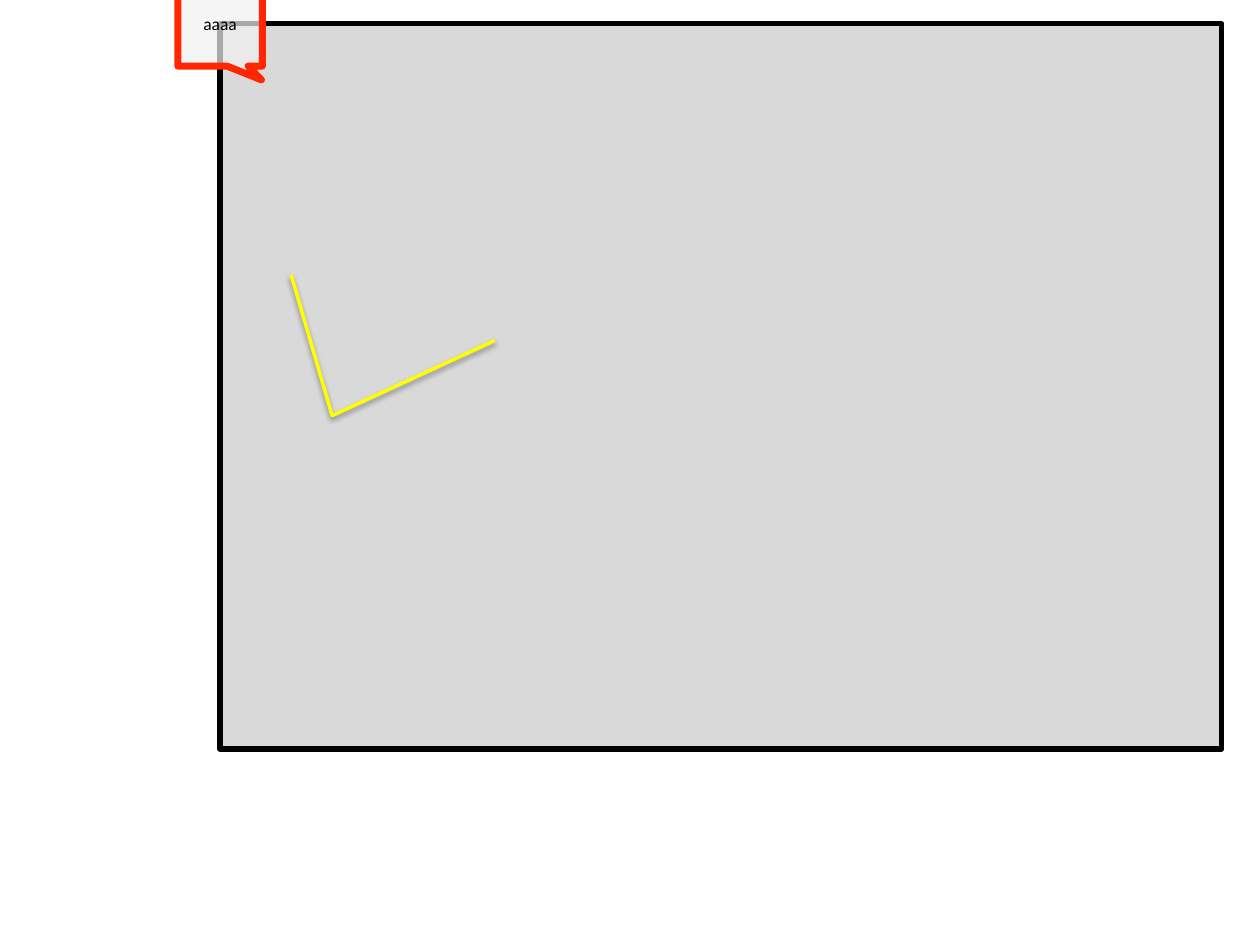
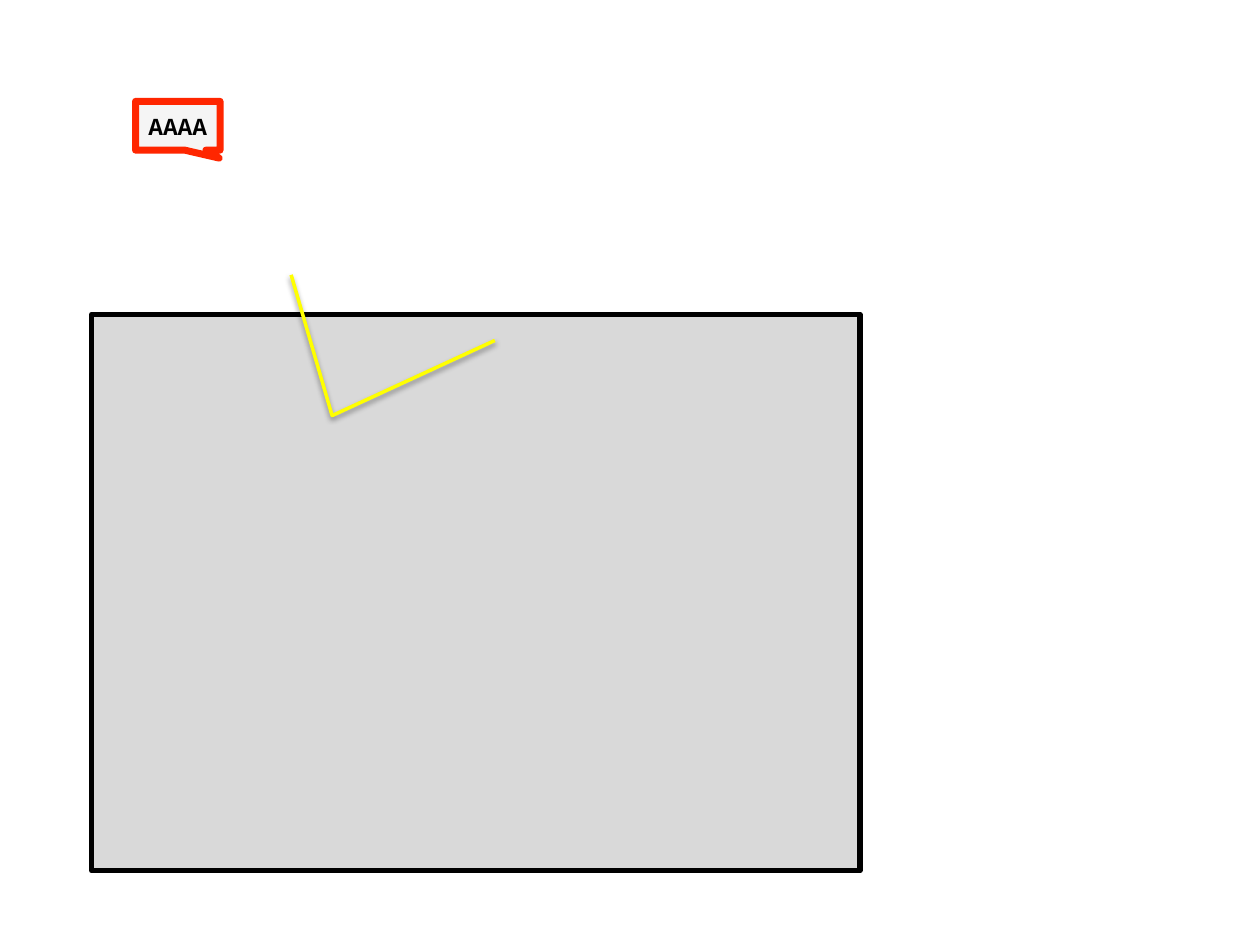
Before and after one commit to debrief/ppt_renderer, a slide deck: slide 1 of donor.pptx. Drawn at 1260x945 pixels with LibreOffice and Linux fonts; fonts in the diff are those of the drawing. Boxes give left, top, right and bottom in pixels: in the first picture for what was removed or moved away, otherwise in the second. Text is boxed around its words. In the diff, an @@ line names an element or a change of style, - is before the commit and + after.

```diff
--- a/donor.pptx
+++ b/donor.pptx
@@ speech box "AAAA" resized from (x1=178, y1=0, x2=262, y2=66) to (x1=136, y1=101, x2=220, y2=150) @@
@@ text in speech box at (x1=148, y1=119, x2=207, y2=135): text changed; size 10 to 14 pt; font Calibri to Courier New; bold on @@
-aaaa
+AAAA
@@ rectangle resized from (x1=220, y1=24, x2=1222, y2=750) to (x1=92, y1=315, x2=861, y2=872) @@
```
Also in this commit, not shown: 21 other files.
